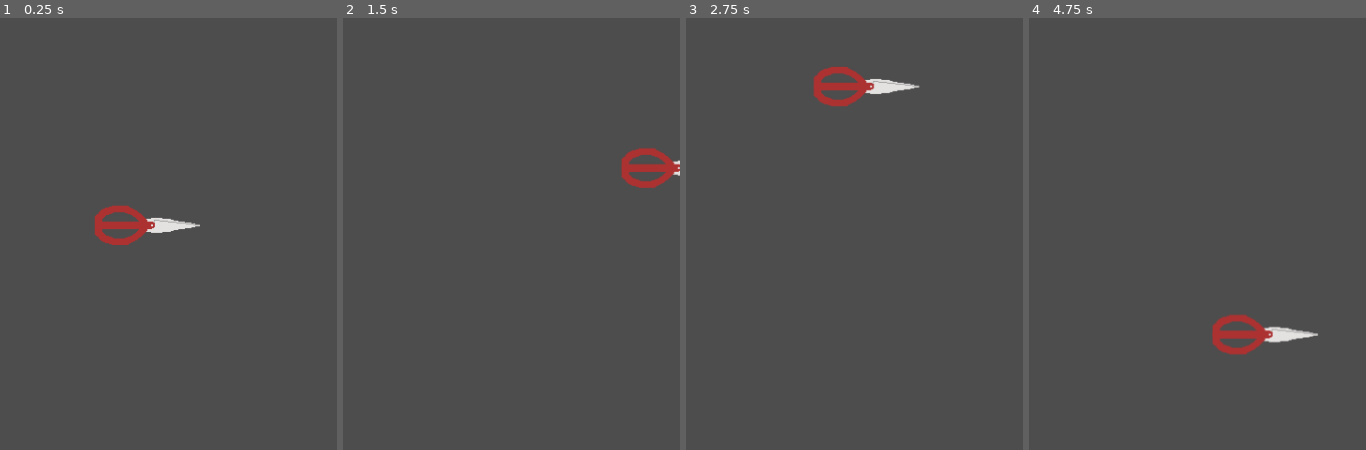
Above: before the commit, frames 1-4 (left to right).
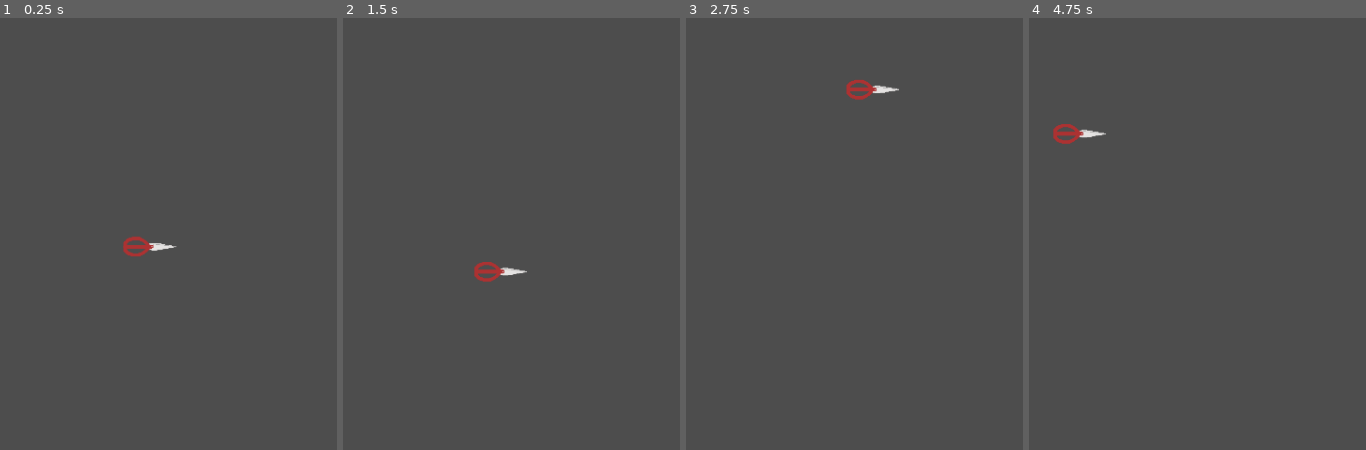
Above: after the commit, the same moments.

Repository: YongHyun-Yi/onebuttonjam
Game: Godot game, scene res://main.tscn
The game is run twice, just before and just after one commit, with the same random seed, the same clock (stepped at 60 frames per second) and the same inputs.
Inputs (mouse positions are in pixels of both pictures, inside the frame that each line leads up to):
- Up to frame 1 (0.25 s): no input
- Up to frame 2 (1.5 s): move the mouse to (575, 199) at 0.52 s; click (575, 199) at 0.67 s; move the mouse to (420, 277) at 1.27 s; click (420, 277) at 1.42 s
- Up to frame 3 (2.75 s): move the mouse to (874, 61) at 2.02 s; click (874, 61) at 2.17 s
- Up to frame 4 (4.75 s): move the mouse to (1163, 398) at 2.77 s; click (1163, 398) at 2.92 s; move the mouse to (1291, 359) at 3.52 s; click (1291, 359) at 3.67 s; move the mouse to (1069, 117) at 4.27 s; click (1069, 117) at 4.42 s

The runs differ from the first frame. In frame 1, 1.5% of the frame differs, in the area x 28-60%, y 43-56%; in frame 2, 1.3%; in frame 3, 1.1%; in frame 4, 1.7%, in the area x 7-86%, y 24-79%.

Commit message:
remake scissors movement - simple touch move

Diff:
--- a/scissors/scissors.tscn
+++ b/scissors/scissors.tscn
@@ -10,6 +10,7 @@
 script = ExtResource("1_8gnp2")
 
 [node name="sprite" type="Marker2D" parent="."]
+scale = Vector2(0.5, 0.5)
 
 [node name="left" type="Sprite2D" parent="sprite"]
 rotation = -1.5708
--- a/scissors/scripts/scissors.gd
+++ b/scissors/scripts/scissors.gd
@@ -1,21 +1,29 @@
 extends CharacterBody2D
 
-#var isMove: bool = false
+var isMove: bool = false
 var direction: Vector2 = Vector2.ZERO
-const SPEED = 300.0
-const JUMP_VELOCITY = -400.0
+var targetPosition: Vector2 = Vector2.ZERO
+const SPEED = 1200.0
+const GRAVITY_MAX = 130.0
 
 
 func _input(event):
 	if event is InputEventScreenTouch and event.pressed:
+		isMove = true
+		targetPosition = event.position
 		direction = global_position.direction_to(event.position).normalized()
-		print("hi")
 
 
 func _physics_process(delta: float) -> void:
 	# Add the gravity.
-	#if not isMove:
-		#velocity += get_gravity() * delta
-	velocity = direction * SPEED
+	if isMove:
+		velocity = direction * SPEED
+		if abs(global_position.distance_to(targetPosition)) < 10:
+			isMove = false
+			velocity = Vector2.ZERO
+	else:
+		velocity += get_gravity() * delta
+		if velocity.y > GRAVITY_MAX:
+			velocity.y = GRAVITY_MAX
 
 	move_and_slide()
